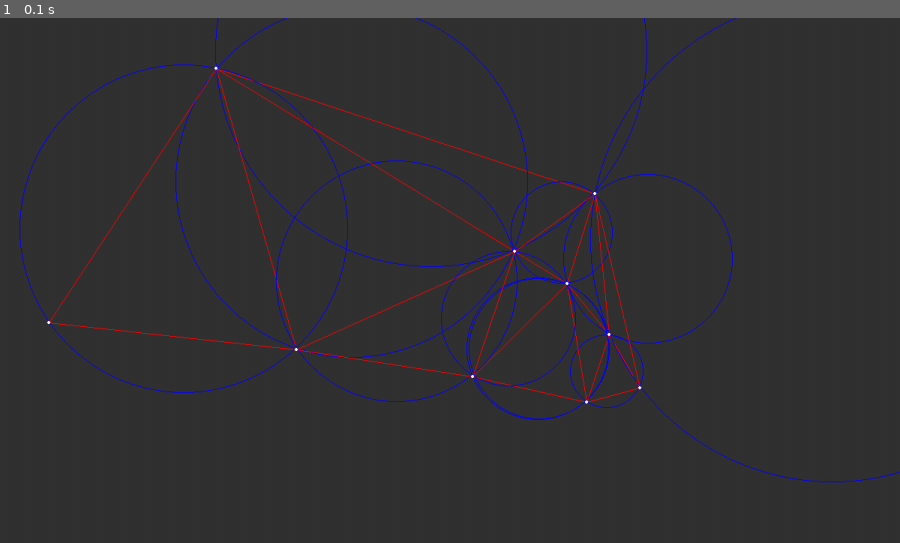
Above: before the commit, frame 1.
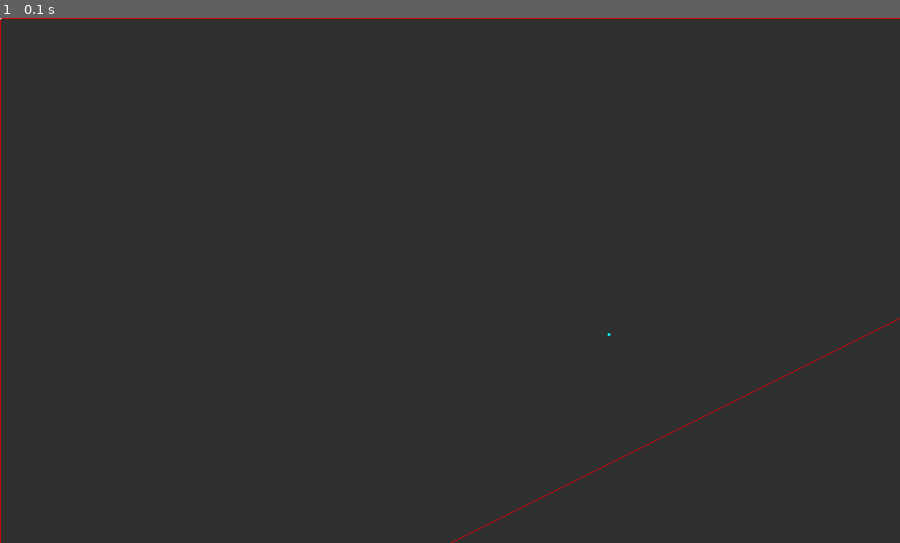
Above: after the commit, the same moment.

Repository: Owlaboy/CaveGenerator
Game: pygame game, started from src/triangulator.py
Two runs of this game, one before a commit and one after it. Both use one fixed random seed, a clock stepped at 60 frames per second and the inputs below.
Inputs:
- Up to frame 1 (0.1 s): no input

The runs differ from the first frame. In frame 1, 3.5% of the frame differs, in the area x 0-100%, y 0-100%.

Commit message:
added git ignore

Diff:
--- a/src/triangulator.py
+++ b/src/triangulator.py
@@ -33,6 +33,8 @@
     triangulation = [superTriangle]
 
     for point in roomCenterPoints:
+
+        pygameTestRenderer.drawTriangles(triangulation, [point])
         badTriangles = []
         for triangle in triangulation: # First find all the triangles that are no longer valid due to the insertion
             if triangle.checkIfPointIsWithinCirle(point):
@@ -87,7 +89,7 @@
     triangleboi = Triangle((0,0),(0,4),(4,0))
 
     testingArray = [(812, 422), (686, 311), (782, 512), (288, 67), (793, 234), (756, 354), (65, 406), (853, 493), (395, 442), (630, 478)]
-    a = BowyerWatson(testingArray[:], 1000, 500)
+    a = BowyerWatson(testingArray[:5], 1000, 500)
     for triangle in a:
         print(str(triangle))
     pygameTestRenderer.drawTriangles(a)
Not shown, added: .gitignore
